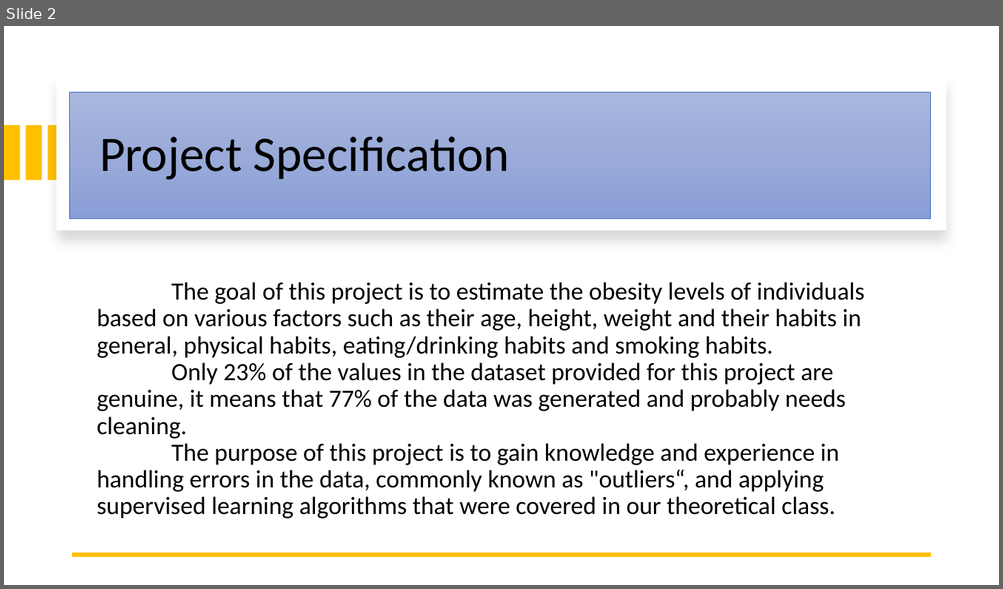
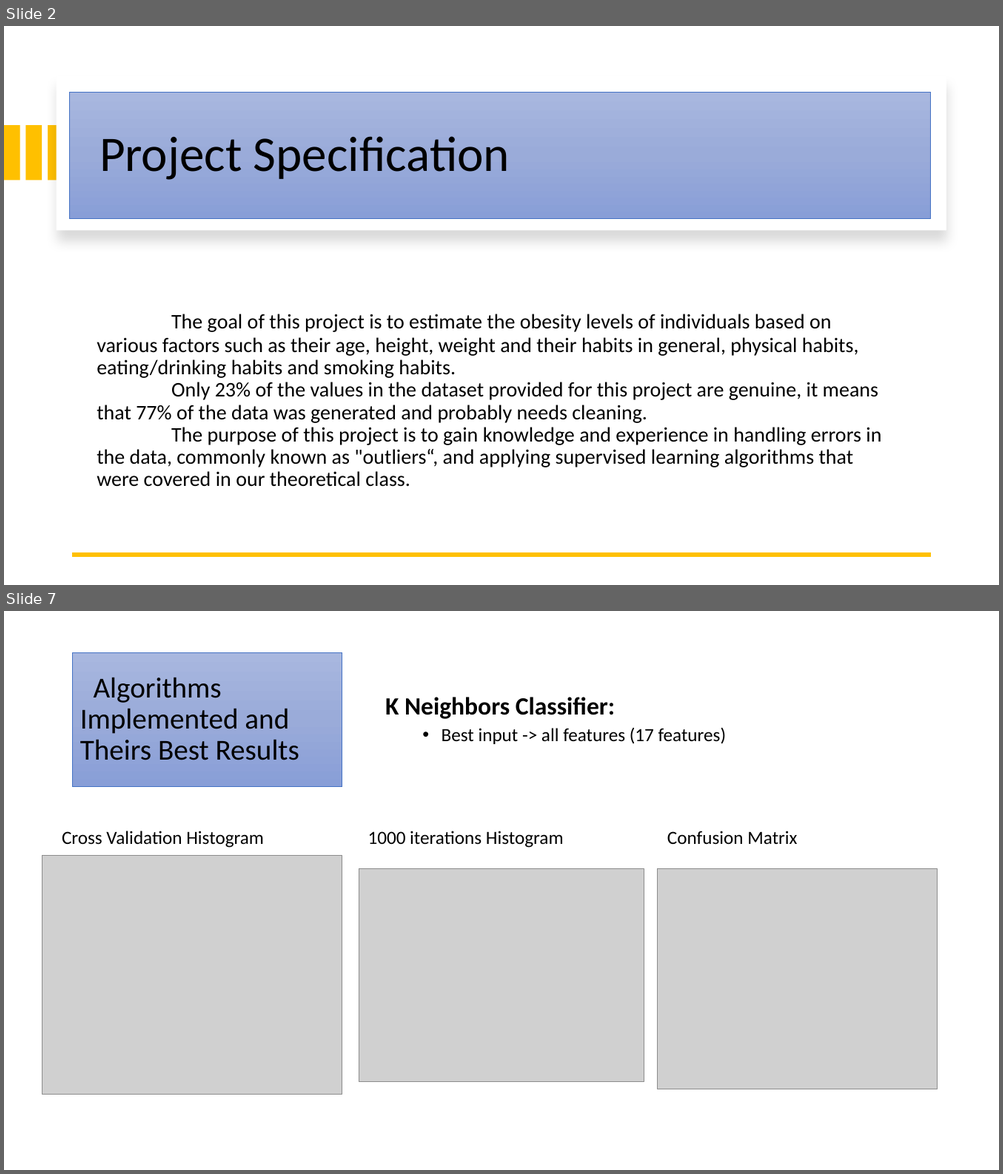
Before and after one commit to Eduardoramos123/IA_Projeto2, a slide deck: docs/checkpoint.pptx. Shown one above the other, each under a label of ours: slide 2 before the commit, slides 2 and 7 after it; the slides between them are not shown. The pictures are 1003x589 and 1003x1174 pixels, drawn with LibreOffice and Linux fonts; fonts in the diff are those of the drawing; grey boxes stand for pictures. Boxes give left, top, right and bottom in pixels: in the first picture for what was removed or moved away, otherwise in the second. Text is boxed around its words. In the diff, an @@ line names an element or a change of style, - is before the commit and + after.

```diff
--- a/docs/checkpoint.pptx
+++ b/docs/checkpoint.pptx
@@ slide 7 added at (4, 611, 999, 1170), background #FFFFFF @@
@@ title added at (73, 652, 342, 787), fill gradient #A8B7DF to #9AABD9 to #889ED7, outline #4472C4 0.5 pt, 28 pt, text #000000 @@
+Algorithms Implemented and Theirs Best Results
@@ text added at (385, 697, 726, 744), 18 pt, text #000000 @@
+K Neighbors Classifier:
+  • Best input -> all features (17 features)
@@ text added at (62, 831, 264, 848), 18 pt, text #000000 @@
+Cross Validation Histogram
@@ text added at (368, 831, 563, 848), 18 pt, text #000000 @@
+1000 iterations Histogram
@@ text added at (667, 831, 797, 845), 18 pt, text #000000 @@
+Confusion Matrix
@@ picture added at (42, 856, 342, 1094) @@
@@ picture added at (359, 869, 643, 1082) @@
@@ picture added at (657, 869, 937, 1090) @@
@@ slide 2 changed as well @@
@@ text "The goal of this project ..." at (96, 314, 881, 487): size 24 to 20 pt @@
```
Also in this commit, not shown: 2 other slides changed, 5 other slides added, 2 slides removed, 2 other files.
